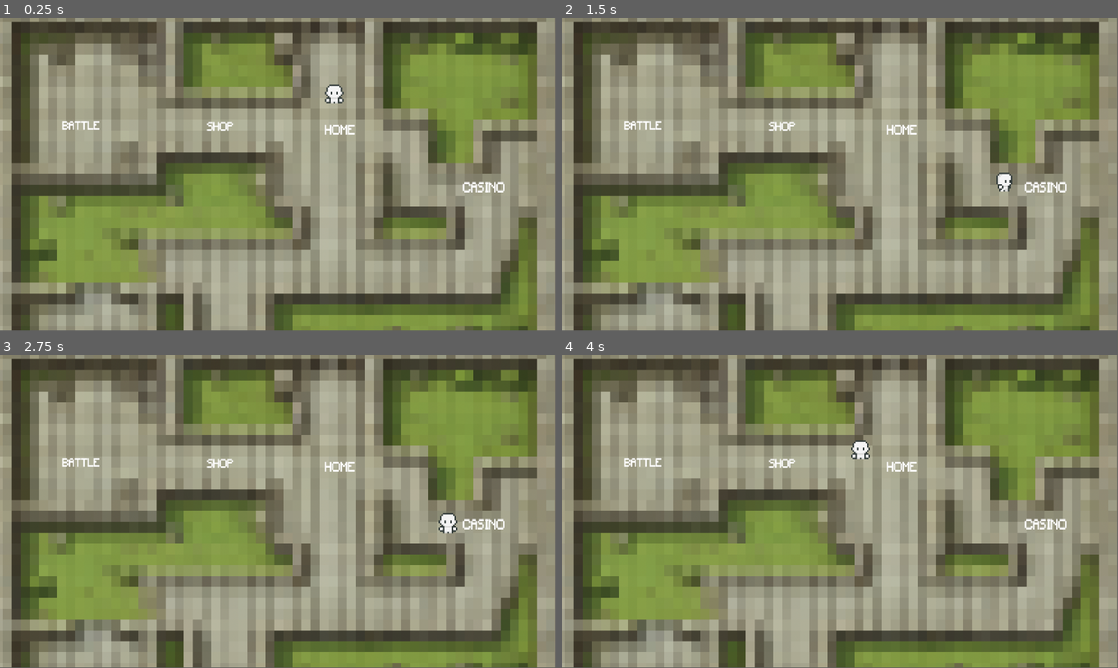
Above: before the commit, frames 1-4 (two rows, left to right).
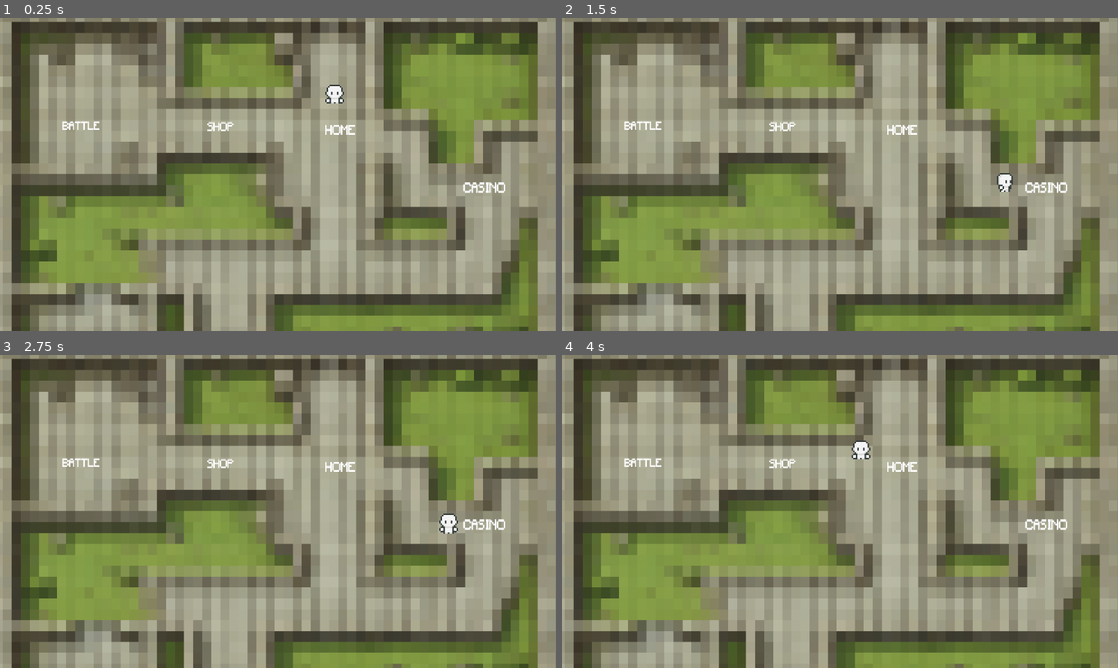
Above: after the commit, the same moments.

Repository: ajelder00/gamblers_curse
Game: Godot game, scene res://map.tscn
Two runs of this game, one before a commit and one after it. Both use one fixed random seed, a clock stepped at 60 frames per second and the inputs below.
Inputs (mouse positions are in pixels of both pictures, inside the frame that each line leads up to):
- Up to frame 1 (0.25 s): no input
- Up to frame 2 (1.5 s): tap Enter at 0.5 s; move the mouse to (962, 158) at 0.52 s; press the mouse at (962, 158) at 0.53 s; hold D (right) 0.53-1.28 s; tap Mouse wheel down (scroll_down, bound only after the commit) at 0.8, 1.35 s; move the mouse to (728, 190) at 1.27 s; release the mouse at (728, 190) at 1.28 s; hold S (down) from 1.28 s (still down); click (728, 190) at 1.42 s
- Up to frame 3 (2.75 s): tap Mouse wheel up (scroll_up, bound only after the commit) at 1.55 s; tap Space (space) at 2 s; move the mouse to (333, 442) at 2.02 s; release S (down) at 2.03 s; hold D (right) from 2.03 s (still down); hold Mouse wheel up (scroll_up, bound only after the commit) from 2.03 s (still down); click (333, 442) at 2.3 s
- Up to frame 4 (4 s): move the mouse to (812, 574) at 2.77 s; release D (right) at 2.78 s; release Mouse wheel up (scroll_up, bound only after the commit) at 2.78 s; hold W (up) 2.78-3.53 s; tap Space (space) at 2.85 s; click (812, 574) at 2.92 s; tap Mouse wheel down (scroll_down, bound only after the commit) at 3.05 s; move the mouse to (1006, 558) at 3.52 s; press the mouse at (1006, 558) at 3.53 s; hold A (left) from 3.53 s (still down); tap Mouse wheel up (scroll_up, bound only after the commit) at 3.8 s
In our replay, the window is 799x449 before the commit and 800x450 after it. These sizes can differ from the game's own. Grey fills any space a smaller window leaves; there, only what the larger window draws over its background counts as a difference.

The runs differ from the first frame. In frame 1, 2.3% of the frame differs, in the area x 0-100%, y 0-100%; in frame 2, 2.3%; in frame 3, 2.3%; in frame 4, 2.2%.

Commit message:
map randomizer added

Diff:
--- /dev/null
+++ b/map_stuff/map_tutorial_stuff/map.gd
@@ -0,0 +1,97 @@
+class_name Map
+extends Node2D
+
+const SCROLL_SPEED := 45
+const MAP_ROOM = preload("res://map_stuff/map_tutorial_stuff/map_node.tscn")
+const MAP_LINE = preload("res://map_stuff/map_tutorial_stuff/map_connector.tscn")
+
+signal map_exited
+
+@onready var map_generator: MapGenerator = $MapGenerator
+@onready var lines: Node2D = %Lines
+@onready var rooms: Node2D = %Rooms
+@onready var visuals: Node2D = $Visuals
+@onready var camera_2d: Camera2D = $Scroller
+
+var map_data: Array[Array]
+var floors_climbed: int
+var last_room: Room
+var camera_edge_y: float
+
+func _ready() -> void:
+	camera_edge_y = MapGenerator.Y_DIST * (MapGenerator.FLOORS - 1)
+
+	generate_new_map()
+	unlock_floor(0)
+
+func _input(event: InputEvent) -> void:
+	if event.is_action_pressed("scroll_up"):
+		camera_2d.position.y -= SCROLL_SPEED
+	elif event.is_action_pressed("scroll_down"):
+		camera_2d.position.y += SCROLL_SPEED
+	camera_2d.position.y = clamp(camera_2d.position.y, -camera_edge_y, MapGenerator.FLOORS * MapGenerator.Y_DIST - 150)
+
+func generate_new_map() -> void:
+	floors_climbed = 0
+	map_data = map_generator.generate_map()
+	create_map()
+
+func create_map() -> void:
+	for current_floor in map_data:
+		for room: Room in current_floor:
+			if room.next_rooms.size() > 0:
+				_spawn_room(room)
+	#Spawn boss room
+	var middle := floori(MapGenerator.MAP_WIDTH * 0.5)
+	_spawn_room(map_data[MapGenerator.FLOORS - 1][middle])
+
+	var map_width_pixels := MapGenerator.X_DIST * (MapGenerator.MAP_WIDTH - 1)
+	visuals.position.x = (get_viewport_rect().size.x - map_width_pixels) / 2
+	visuals.position.y = get_viewport_rect().size.y / 2
+
+func unlock_floor(which_floor: int = floors_climbed) -> void:
+	for map_room: MapRoom in rooms.get_children():
+		if map_room.room.row == which_floor:
+			map_room.available = true
+
+func unlock_next_rooms() -> void:
+	for map_room: MapRoom in rooms.get_children():
+		if last_room.next_rooms.has(map_room.room):
+			map_room.available = true
+
+func show_map() -> void:
+	show()
+	camera_2d.enabled = true
+
+func hide_map() -> void:
+	hide()
+	camera_2d.enabled = false
+
+func _spawn_room(room: Room) -> void:
+	var new_map_room := MAP_ROOM.instantiate() as MapRoom
+	rooms.add_child(new_map_room)
+	new_map_room.room = room
+	new_map_room.selected.connect(_on_map_selected)
+	_connect_lines(room)
+
+	if room.selected and room.row < floors_climbed:
+		new_map_room.show_selected()
+
+func _connect_lines(room:Room) -> void:
+	if room.next_rooms.is_empty():
+		return
+
+	for next: Room in room.next_rooms:
+		var new_map_line := MAP_LINE.instantiate() as Line2D
+		new_map_line.add_point(room.position)
+		new_map_line.add_point(next.position)
+		lines.add_child(new_map_line)
+
+func _on_map_selected(room: Room) -> void:
+	for map_room: MapRoom in rooms.get_children():
+		if map_room.room.row == room.row:
+			map_room.available = false
+
+	last_room = room
+	floors_climbed += 1
+	map_exited.emit(room)
--- /dev/null
+++ b/map_stuff/map_tutorial_stuff/map.tscn
@@ -0,0 +1,39 @@
+[gd_scene load_steps=5 format=3 uid="uid://b4v4jdegbm6ek"]
+
+[ext_resource type="Script" path="res://map_stuff/map_tutorial_stuff/map.gd" id="1_pskux"]
+[ext_resource type="Script" path="res://map_stuff/map_tutorial_stuff/map_randomizer.gd" id="2_j46t8"]
+
+[sub_resource type="Gradient" id="Gradient_cr3jx"]
+colors = PackedColorArray(0.0773833, 0.041, 0.1, 1, 0.0224, 0.0246934, 0.16, 1)
+
+[sub_resource type="GradientTexture1D" id="GradientTexture1D_ixjf1"]
+gradient = SubResource("Gradient_cr3jx")
+width = 30
+
+[node name="Map" type="Node2D"]
+script = ExtResource("1_pskux")
+
+[node name="Visuals" type="Node2D" parent="."]
+
+[node name="Lines" type="Node2D" parent="Visuals"]
+unique_name_in_owner = true
+
+[node name="Rooms" type="Node2D" parent="Visuals"]
+unique_name_in_owner = true
+
+[node name="Scroller" type="Camera2D" parent="."]
+offset = Vector2(576, 324)
+
+[node name="MapGenerator" type="Node" parent="."]
+script = ExtResource("2_j46t8")
+
+[node name="MapBackground" type="CanvasLayer" parent="."]
+layer = -1
+
+[node name="Background" type="TextureRect" parent="MapBackground"]
+anchors_preset = 15
+anchor_right = 1.0
+anchor_bottom = 1.0
+grow_horizontal = 2
+grow_vertical = 2
+texture = SubResource("GradientTexture1D_ixjf1")
--- /dev/null
+++ b/map_stuff/map_tutorial_stuff/map_connector.tscn
@@ -0,0 +1,10 @@
+[gd_scene load_steps=2 format=3 uid="uid://bk876n6ua0f0r"]
+
+[sub_resource type="CompressedTexture2D" id="CompressedTexture2D_boyg4"]
+load_path = "res://.godot/imported/line.png-43d842fa70337f797582920b6171e573.ctex"
+
+[node name="map_connector" type="Line2D"]
+texture_repeat = 2
+width = 50.0
+texture = SubResource("CompressedTexture2D_boyg4")
+texture_mode = 1
--- /dev/null
+++ b/map_stuff/map_tutorial_stuff/map_node.tscn
@@ -0,0 +1,180 @@
+[gd_scene load_steps=9 format=3 uid="uid://bwxu20f11pe0w"]
+
+[ext_resource type="Script" path="res://map_stuff/map_tutorial_stuff/room_script.gd" id="1_tmmfy"]
+[ext_resource type="Texture2D" uid="uid://ri2tuy23s11p" path="res://map_stuff/map_tutorial_stuff/art/skull.png" id="2_fp2bt"]
+
+[sub_resource type="CircleShape2D" id="CircleShape2D_tuyiu"]
+radius = 13.0
+
+[sub_resource type="Animation" id="Animation_0naqt"]
+length = 0.001
+tracks/0/type = "value"
+tracks/0/imported = false
+tracks/0/enabled = true
+tracks/0/path = NodePath("visuals:scale")
+tracks/0/interp = 1
+tracks/0/loop_wrap = true
+tracks/0/keys = {
+"times": PackedFloat32Array(0),
+"transitions": PackedFloat32Array(1),
+"update": 0,
+"values": [Vector2(1, 1)]
+}
+tracks/1/type = "value"
+tracks/1/imported = false
+tracks/1/enabled = true
+tracks/1/path = NodePath("visuals/line:modulate")
+tracks/1/interp = 1
+tracks/1/loop_wrap = true
+tracks/1/keys = {
+"times": PackedFloat32Array(0),
+"transitions": PackedFloat32Array(1),
+"update": 0,
+"values": [Color(1, 1, 1, 0)]
+}
+tracks/2/type = "value"
+tracks/2/imported = false
+tracks/2/enabled = true
+tracks/2/path = NodePath("visuals/line:rotation")
+tracks/2/interp = 1
+tracks/2/loop_wrap = true
+tracks/2/keys = {
+"times": PackedFloat32Array(0),
+"transitions": PackedFloat32Array(1),
+"update": 0,
+"values": [-0.418879]
+}
+tracks/3/type = "value"
+tracks/3/imported = false
+tracks/3/enabled = true
+tracks/3/path = NodePath("visuals/line:scale")
+tracks/3/interp = 1
+tracks/3/loop_wrap = true
+tracks/3/keys = {
+"times": PackedFloat32Array(0),
+"transitions": PackedFloat32Array(1),
+"update": 0,
+"values": [Vector2(3.07, 3.07)]
+}
+
+[sub_resource type="Animation" id="Animation_653s0"]
+resource_name = "pulsate"
+loop_mode = 1
+tracks/0/type = "value"
+tracks/0/imported = false
+tracks/0/enabled = true
+tracks/0/path = NodePath("visuals:scale")
+tracks/0/interp = 2
+tracks/0/loop_wrap = true
+tracks/0/keys = {
+"times": PackedFloat32Array(0, 0.5, 1),
+"transitions": PackedFloat32Array(1, 1, 1),
+"update": 0,
+"values": [Vector2(1, 1), Vector2(1.25, 1.25), Vector2(1, 1)]
+}
+
+[sub_resource type="Animation" id="Animation_28u0x"]
+resource_name = "slam"
+length = 2.0
+tracks/0/type = "value"
+tracks/0/imported = false
+tracks/0/enabled = true
+tracks/0/path = NodePath("visuals/line:rotation")
+tracks/0/interp = 2
+tracks/0/loop_wrap = true
+tracks/0/keys = {
+"times": PackedFloat32Array(0, 0.633333),
+"transitions": PackedFloat32Array(0.420448, 1),
+"update": 0,
+"values": [-0.418879, 2.76635]
+}
+tracks/1/type = "value"
+tracks/1/imported = false
+tracks/1/enabled = true
+tracks/1/path = NodePath("visuals/line:scale")
+tracks/1/interp = 2
+tracks/1/loop_wrap = true
+tracks/1/keys = {
+"times": PackedFloat32Array(0, 2),
+"transitions": PackedFloat32Array(0.133079, 0.0086685),
+"update": 0,
+"values": [Vector2(5, 5), Vector2(2, 2)]
+}
+tracks/2/type = "method"
+tracks/2/imported = false
+tracks/2/enabled = true
+tracks/2/path = NodePath(".")
+tracks/2/interp = 1
+tracks/2/loop_wrap = true
+tracks/2/keys = {
+"times": PackedFloat32Array(2),
+"transitions": PackedFloat32Array(1),
+"values": [{
+"args": [],
+"method": &"_on_map_selected"
+}]
+}
+tracks/3/type = "value"
+tracks/3/imported = false
+tracks/3/enabled = true
+tracks/3/path = NodePath("visuals/line:modulate")
+tracks/3/interp = 1
+tracks/3/loop_wrap = true
+tracks/3/keys = {
+"times": PackedFloat32Array(0, 0.466667),
+"transitions": PackedFloat32Array(1, 1),
+"update": 0,
+"values": [Color(1, 1, 1, 0), Color(1, 1, 1, 1)]
+}
+
+[sub_resource type="Animation" id="Animation_vnikv"]
+resource_name = "x_out"
+length = 0.6
+tracks/0/type = "value"
+tracks/0/imported = false
+tracks/0/enabled = true
+tracks/0/path = NodePath("visuals/line:modulate")
+tracks/0/interp = 2
+tracks/0/loop_wrap = true
+tracks/0/keys = {
+"times": PackedFloat32Array(0, 0.2),
+"transitions": PackedFloat32Array(1, 1),
+"update": 0,
+"values": [Color(1, 1, 1, 0), Color(1, 1, 1, 1)]
+}
+
+[sub_resource type="AnimationLibrary" id="AnimationLibrary_uks12"]
+_data = {
+"RESET": SubResource("Animation_0naqt"),
+"pulsate": SubResource("Animation_653s0"),
+"slam": SubResource("Animation_28u0x"),
+"x_out": SubResource("Animation_vnikv")
+}
+
+[node name="room" type="Area2D"]
+collision_layer = 128
+collision_mask = 0
+script = ExtResource("1_tmmfy")
+
+[node name="visuals" type="Node2D" parent="."]
+
+[node name="icons" type="Sprite2D" parent="visuals"]
+texture = ExtResource("2_fp2bt")
+
+[node name="line" type="Line2D" parent="visuals"]
+modulate = Color(1, 1, 1, 0)
+rotation = -0.418879
+scale = Vector2(3.07, 3.07)
+points = PackedVector2Array(0, 0, -12, -16, 10, 16, 0, 0, 14, -8, -16, 8)
+width = 4.0
+default_color = Color(0.580949, 0.174301, 0.152226, 1)
+
+[node name="CollisionShape2D" type="CollisionShape2D" parent="."]
+shape = SubResource("CircleShape2D_tuyiu")
+
+[node name="AnimationPlayer" type="AnimationPlayer" parent="."]
+libraries = {
+"": SubResource("AnimationLibrary_uks12")
+}
+
+[connection signal="input_event" from="." to="." method="_on_input_event"]
--- /dev/null
+++ b/map_stuff/map_tutorial_stuff/map_randomizer.gd
@@ -0,0 +1,187 @@
+class_name MapGenerator
+extends Node
+
+const X_DIST := 150
+const Y_DIST := 200
+const PLACEMENT_RANDOMNESS := 5
+const FLOORS := 6
+const MAP_WIDTH := 7
+const PATHS := 3
+
+var FIGHT_WEIGHT := 8
+var GAMBLE_WEIGHT := 2.5
+var ELITE_WEIGHT := 4.5
+var SHOP_WEIGHT := 2.5
+var LOOT_WEIGHT := 2.5
+var random_room_weights = {
+	Room.Type.BATTLE: 0.0,
+	Room.Type.ELITE_BATTLE: 0.0,
+	Room.Type.CASINO: 0.0,
+	Room.Type.SHOP: 0.0,
+	Room.Type.LOOT: 0.0
+}
+var random_room_total_weight := 0
+var map_data : Array[Array]
+
+func generate_map() -> Array[Array]:
+	map_data = _generate_initial_grid()
+	var starting_points := _get_random_starting_points()
+
+	for j in starting_points:
+		var current_j := j
+		for i in FLOORS - 1:
+			current_j = _setup_connection(i, current_j)
+
+	_setup_boss()
+	_setup_random_room_weights()
+	_setup_room_types()
+
+	return map_data
+
+func _generate_initial_grid() -> Array[Array]:
+	var result: Array[Array] = []
+
+	for i in FLOORS:
+		var adjacent_rooms: Array[Room] = []
+
+		for j in MAP_WIDTH:
+			var current_room := Room.new()
+			var offset := Vector2(randf(), randf()) * PLACEMENT_RANDOMNESS
+
+			current_room.position = Vector2(X_DIST * j, Y_DIST * i) + offset
+			current_room.row = i
+			current_room.column = j
+			current_room.next_rooms = []
+
+			if i == FLOORS - 1:
+				current_room.position.y = (i+1) * Y_DIST
+
+			adjacent_rooms.append(current_room)
+		result.append(adjacent_rooms)
+	return result
+
+func _get_random_starting_points() -> Array[int]:
+	var y_coordinates : Array[int]
+	var unique_points := 0
+
+	while unique_points < 3:
+		unique_points = 0
+		y_coordinates = []
+
+		for i in PATHS:
+			var starting_point := randi_range(0,MAP_WIDTH-1)
+			if not y_coordinates.has(starting_point):
+				unique_points += 1
+			y_coordinates.append(starting_point)
+	return y_coordinates
+
+func _setup_connection(i: int, j: int) -> int:
+	var next_room: Room
+	var current_room := map_data[i][j] as Room
+
+	while not next_room or _would_cross(i, j, next_room):
+		var random_j := clampi(randi_range(j-1, j+1), 0, MAP_WIDTH - 1)
+		next_room = map_data[i+1][random_j]
+	current_room.next_rooms.append(next_room)
+	return next_room.column
+
+func _would_cross(i: int, j: int, room: Room) -> bool:
+	var left_neighbor: Room
+	var right_neighbor: Room
+
+	if j > 0:
+		left_neighbor = map_data[i][j-1]
+	if j < MAP_WIDTH - 1:
+		right_neighbor = map_data[i][j+1]
+
+	if right_neighbor and room.column > j:
+		for next_room: Room in right_neighbor.next_rooms:
+			if next_room.column < room.column:
+				return true
+
+	if left_neighbor and room.column < j:
+		for next_room: Room in left_neighbor.next_rooms:
+			if next_room.column > room.column:
+				return true
+	return false
+
+func _setup_boss() -> void:
+	var middle := floori(MAP_WIDTH*0.5)
+	var boss_room := map_data[FLOORS-1][middle] as Room
+
+	for j in MAP_WIDTH:
+		var current_room := map_data[FLOORS-2][j] as Room
+		if current_room.next_rooms:
+			current_room.next_rooms = [] as Array[Room]
+			current_room.next_rooms.append(boss_room)
+	boss_room.type = Room.Type.BOSS
+
+func _setup_random_room_weights() -> void:
+	random_room_weights[Room.Type.BATTLE] = FIGHT_WEIGHT
+	random_room_weights[Room.Type.ELITE_BATTLE] = FIGHT_WEIGHT + ELITE_WEIGHT
+	random_room_weights[Room.Type.CASINO] = FIGHT_WEIGHT + ELITE_WEIGHT + GAMBLE_WEIGHT
+	random_room_weights[Room.Type.SHOP] = FIGHT_WEIGHT + ELITE_WEIGHT + GAMBLE_WEIGHT + SHOP_WEIGHT
+	random_room_weights[Room.Type.LOOT] = FIGHT_WEIGHT + ELITE_WEIGHT + GAMBLE_WEIGHT + SHOP_WEIGHT + LOOT_WEIGHT
+
+	random_room_total_weight = random_room_weights[Room.Type.LOOT]
+
+func _setup_room_types() -> void:
+# Makes the first room always a battle - repeat this with different map index to set floor room types
+	for room: Room in map_data[0]:
+		if room.next_rooms.size() > 0:
+			room.type = Room.Type.BATTLE
+
+# Sets the rest of the rooms
+	for current_floor in map_data:
+		for room: Room in current_floor:
+			for next_room in room.next_rooms:
+				if next_room.type == Room.Type.NOT_ASSIGNED:
+					_set_room_randomly(next_room)
+
+func _set_room_randomly(room: Room) -> void:
+	#If you want to make rules about what rooms can be at what level, go to the tutorial at the 1:00:00 mark
+	var consecutive_shop := true
+	var consecutive_loot := true
+	var consecutive_gambling := true
+
+	var type_candidate: Room.Type
+	while consecutive_loot or consecutive_shop or consecutive_gambling:
+		type_candidate = _get_candidate_by_weight()
+
+		var is_shop := type_candidate == Room.Type.SHOP
+		var is_loot := type_candidate == Room.Type.LOOT
+		var is_gambling := type_candidate == Room.Type.CASINO
+
+		consecutive_gambling =  _room_has_parent_of_type(room, Room.Type.CASINO) and is_gambling
+		consecutive_shop =  _room_has_parent_of_type(room, Room.Type.SHOP) and is_shop
+		consecutive_loot = _room_has_parent_of_type(room, Room.Type.LOOT) and is_loot
+	room.type = type_candidate
+
+func _room_has_parent_of_type(room: Room, type: Room.Type) -> bool:
+	var parents: Array[Room] = []
+
+	if room.column > 0 and room.row > 0:
+		var parent_candidate := map_data[room.row - 1][room.column - 1] as Room
+		if parent_candidate.next_rooms.has(room):
+			parents.append(parent_candidate)
+	if room.row > 0:
+		var parent_candidate := map_data[room.row - 1][room.column] as Room
+		if parent_candidate.next_rooms.has(room):
+			parents.append(parent_candidate)
+	if room.column < MAP_WIDTH - 1 and room.row > 0:
+		var parent_candidate := map_data[room.row - 1][room.column + 1] as Room
+		if parent_candidate.next_rooms.has(room):
+			parents.append(parent_candidate)
+	for parent: Room in parents:
+		if parent.type == type:
+			return true
+	return false
+
+
+func _get_candidate_by_weight() -> Room.Type:
+	var roll := randf_range(0.0, random_room_total_weight)
+
+	for type: Room.Type in random_room_weights:
+		if random_room_weights[type] > roll:
+			return type
+	return Room.Type.BATTLE
--- /dev/null
+++ b/map_stuff/map_tutorial_stuff/room.gd
@@ -0,0 +1,14 @@
+class_name Room
+extends Resource
+
+enum Type{NOT_ASSIGNED, CASINO, SHOP, BATTLE, ELITE_BATTLE, BOSS, LOOT}
+
+@export var type: Type
+@export var row: int
+@export var column: int
+@export var position: Vector2
+@export var next_rooms: Array[Room]
+@export var selected := false
+
+func _to_string() -> String:
+	return "%s (%s)" % [column, Type.keys()[type][0]]
--- /dev/null
+++ b/map_stuff/map_tutorial_stuff/room_script.gd
@@ -0,0 +1,46 @@
+class_name MapRoom
+extends Area2D
+
+signal selected(room:Room)
+const ICON_SIZE := 2.5
+const ICONS := {
+	Room.Type.NOT_ASSIGNED: [null, Vector2.ONE],
+	Room.Type.BATTLE: [preload("res://map_stuff/map_tutorial_stuff/art/battle.png"), Vector2(ICON_SIZE+1,ICON_SIZE+1)],
+	Room.Type.CASINO: [preload("res://map_stuff/map_tutorial_stuff/art/dice.png"), Vector2(ICON_SIZE+1.5,ICON_SIZE+1.5)],
+	Room.Type.SHOP: [preload("res://map_stuff/map_tutorial_stuff/art/coins.png"), Vector2(ICON_SIZE,ICON_SIZE)],
+	Room.Type.ELITE_BATTLE: [preload("res://map_stuff/map_tutorial_stuff/art/skull.png"), Vector2(ICON_SIZE,ICON_SIZE)],
+	Room.Type.LOOT: [preload("res://map_stuff/map_tutorial_stuff/art/chest.png"), Vector2(ICON_SIZE,ICON_SIZE)],
+	Room.Type.BOSS: [preload("res://map_stuff/map_tutorial_stuff/art/skull_boss.png"), Vector2(4,4)]
+}
+@onready var sprite_2d: Sprite2D = $visuals/icons
+@onready var line_2d: Line2D = $visuals/line
+@onready var animation_player: AnimationPlayer = $AnimationPlayer
+
+var available := false : set = set_available
+var room: Room : set = set_room
+
+func set_available(new_value: bool) -> void:
+	available = new_value
+	if available:
+		animation_player.play("pulsate")
+	elif not room.selected:
+		animation_player.play("RESET")
+
+func set_room(new_data: Room) -> void:
+	room = new_data
+	position = room.position
+	line_2d.rotation_degrees = randi_range(0,360)
+	sprite_2d.texture = ICONS[room.type][0]
+	sprite_2d.scale = ICONS[room.type][1]
+
+func show_selected() -> void:
+	line_2d.modulate = Color.WHITE
+
+func _on_input_event(viewport: Node, event: InputEvent, shape_idx: int) -> void:
+	if not available or not event.is_action_pressed("click"):
+		return
+	room.selected = true
+	animation_player.play("slam")
+
+func _on_map_selected() -> void:
+	selected.emit(room)
--- a/project.godot
+++ b/project.godot
@@ -14,6 +14,10 @@
 run/main_scene="res://map.tscn"
 config/features=PackedStringArray("4.3", "Forward Plus")
 config/icon="res://art/icon.svg"
+
+[display]
+
+window/stretch/mode="viewport"
 
 [input]
 
@@ -46,8 +50,26 @@
 "events": [Object(InputEventKey,"resource_local_to_scene":false,"resource_name":"","device":-1,"window_id":0,"alt_press …(191 unchanged characters)…
 ]
 }
+click={
+"deadzone": 0.5,
+"events": [Object(InputEventMouseButton,"resource_local_to_scene":false,"resource_name":"","device":-1,"window_id":0,"alt_pressed":false,"shift_pressed":false,"ctrl_pressed":false,"meta_pressed":false,"button_mask":0,"position":Vector2(0, 0),"global_position":Vector2(0, 0),"factor":1.0,"button_index":1,"canceled":false,"pressed":false,"double_click":false,"script":null)
+]
+}
+scroll_up={
+"deadzone": 0.5,
+"events": [Object(InputEventMouseButton,"resource_local_to_scene":false,"resource_name":"","device":-1,"window_id":0,"alt_pressed":false,"shift_pressed":false,"ctrl_pressed":false,"meta_pressed":false,"button_mask":0,"position":Vector2(0, 0),"global_position":Vector2(0, 0),"factor":1.0,"button_index":4,"canceled":false,"pressed":false,"double_click":false,"script":null)
+]
+}
+scroll_down={
+"deadzone": 0.5,
+"events": [Object(InputEventMouseButton,"resource_local_to_scene":false,"resource_name":"","device":-1,"window_id":0,"alt_pressed":false,"shift_pressed":false,"ctrl_pressed":false,"meta_pressed":false,"button_mask":0,"position":Vector2(0, 0),"global_position":Vector2(0, 0),"factor":1.0,"button_index":5,"canceled":false,"pressed":false,"double_click":false,"script":null)
+]
+}
+
+[layer_names]
+
+2d_physics/layer_8="map"
 
 [rendering]
 
 textures/canvas_textures/default_texture_filter=0
-textures/vram_compression/import_etc2_astc=true
Binary file added: map_stuff/map_tutorial_stuff/art/battle.png
Not shown, added: map_stuff/map_tutorial_stuff/art/battle.png.import
Binary file added: map_stuff/map_tutorial_stuff/art/chest.png
Not shown, added: map_stuff/map_tutorial_stuff/art/chest.png.import
Binary file added: map_stuff/map_tutorial_stuff/art/coins.png
Not shown, added: map_stuff/map_tutorial_stuff/art/coins.png.import
Binary file added: map_stuff/map_tutorial_stuff/art/dice.png
Not shown, added: map_stuff/map_tutorial_stuff/art/dice.png.import
Binary file added: map_stuff/map_tutorial_stuff/art/line.png
Not shown, added: map_stuff/map_tutorial_stuff/art/line.png.import
Binary file added: map_stuff/map_tutorial_stuff/art/skull.png
Not shown, added: map_stuff/map_tutorial_stuff/art/skull.png.import
(and 2 more such lines)
